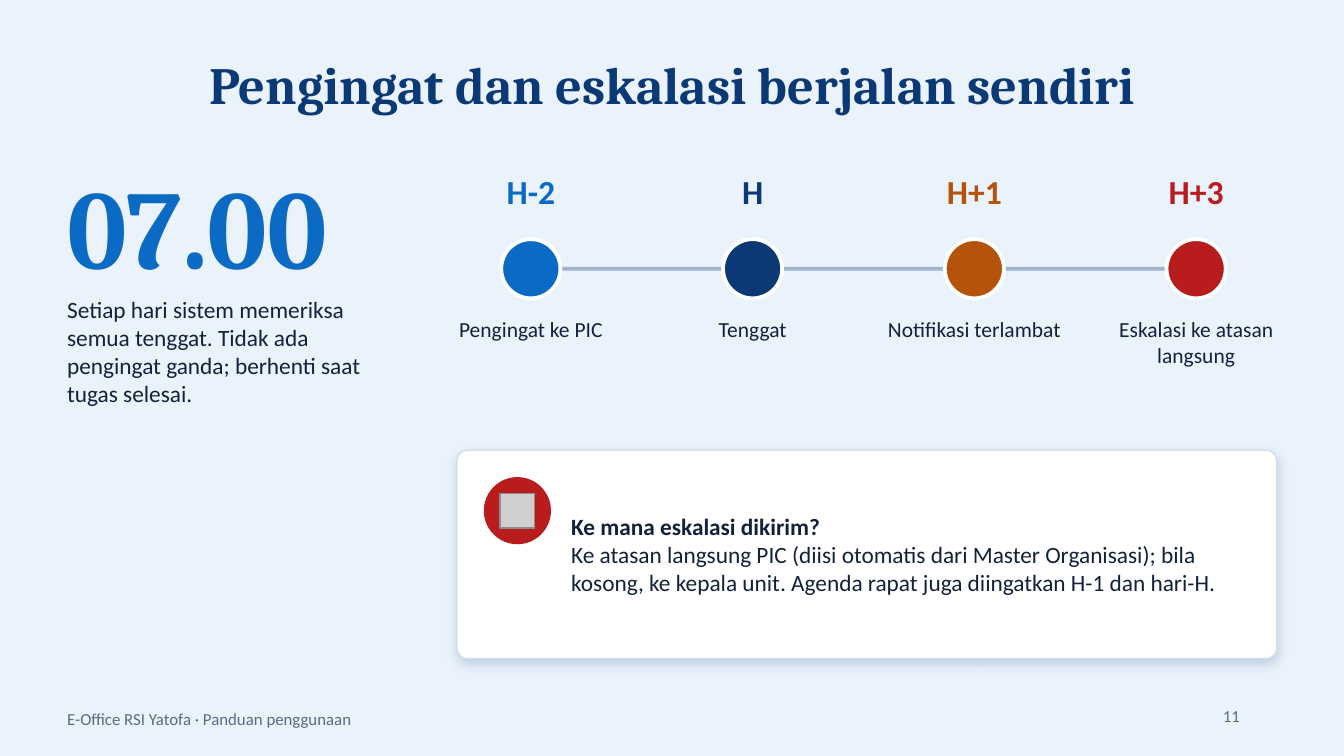
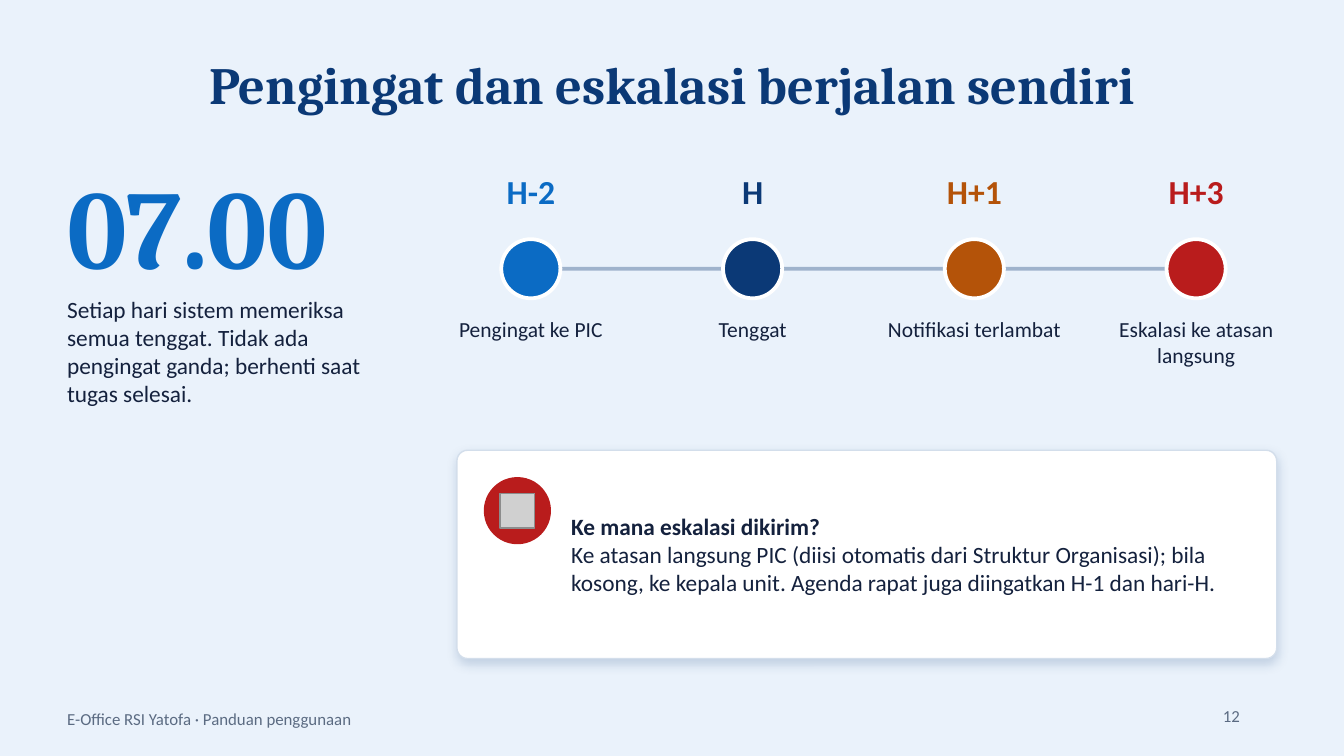
Before and after one commit to krisnapranata/E-Office, a slide deck: slide 12 of Panduan_EOffice_RSI_Yatofa.pptx (slide 11 before the commit). Drawn at 1344x756 pixels with LibreOffice and Linux fonts; fonts in the diff are those of the drawing; grey boxes stand for pictures. Boxes give left, top, right and bottom in pixels: in the first picture for what was removed or moved away, otherwise in the second. Text is boxed around its words. In the diff, an @@ line names an element or a change of style, - is before the commit and + after.

```diff
--- a/Panduan_EOffice_RSI_Yatofa.pptx
+++ b/Panduan_EOffice_RSI_Yatofa.pptx
@@ text at bbox=[571, 546, 1215, 595]: text changed @@
-Ke atasan langsung PIC (diisi otomatis dari Master Organisasi); bila kosong, ke kepala unit. Agenda rapat juga diingatkan H-1 dan hari-H.
+Ke atasan langsung PIC (diisi otomatis dari Struktur Organisasi); bila kosong, ke kepala unit. Agenda rapat juga diingatkan H-1 dan hari-H.
@@ page number at bbox=[1223, 711, 1240, 722]: text changed @@
-11
+12
```
Also in this commit, not shown: 9 other slides changed, 6 slides added, 2 slides removed.
